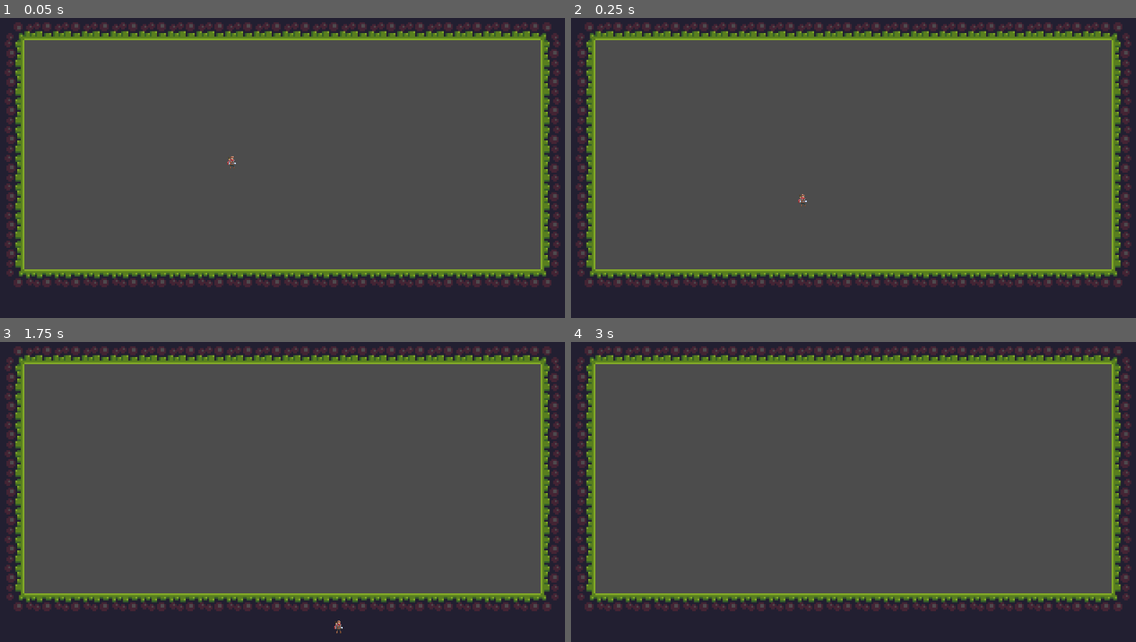
Above: before the commit, frames 1-4 (two rows, left to right).
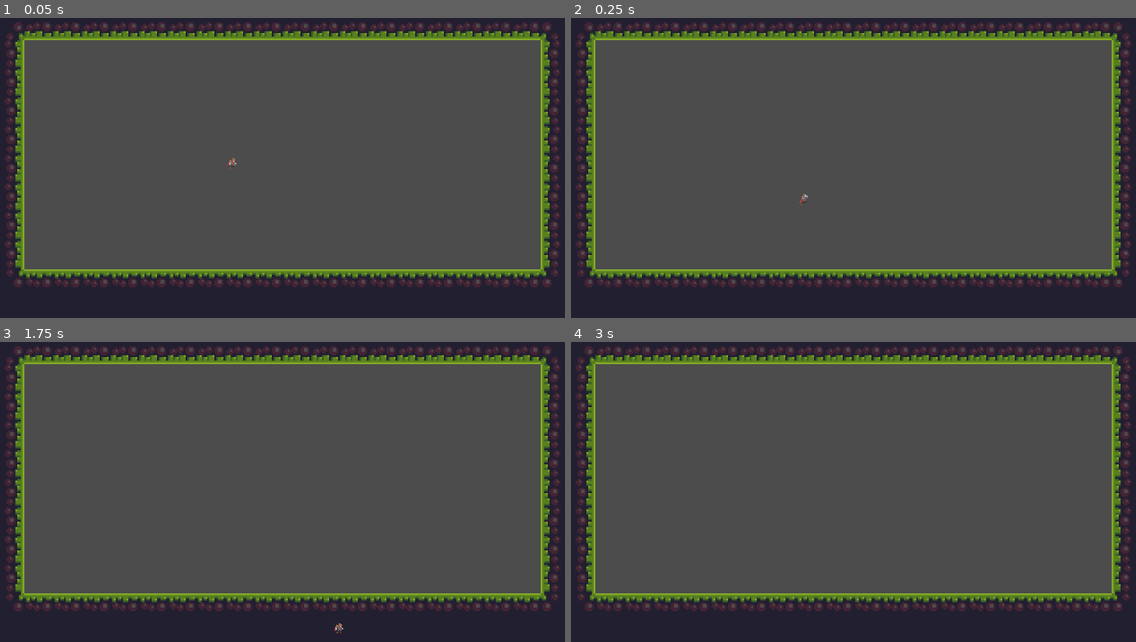
Above: after the commit, the same moments.

Repository: Nexurion/test_game
Game: Godot game, scene res://dev-room.tscn
Same seed, same stepped clock (60 frames per second), same inputs: the game is played once before the commit and once after it.
Inputs:
- Up to frame 1 (0.05 s): no input
- Up to frame 2 (0.25 s): no input
- Up to frame 3 (1.75 s): tap Enter at 0.5 s; hold D (move_right) from 0.53 s (still down); tap Space (jump) at 0.6, 0.77, 1.07, 1.25, 1.35, 1.52 s
- Up to frame 4 (3 s): tap Space (jump) at 1.82, 2.1, 2.85 s; release D (move_right) at 2.03 s; hold A (move_left) 2.03-2.78 s; tap Enter at 2.75 s; hold D (move_right) from 2.78 s (still down)

The runs differ from the first frame. In frame 1, less than 0.1% of the frame differs, in the area x 40-42%, y 46-51%; in frame 2, less than 0.1%; in frame 3, less than 0.1%, in the area x 59-61%, y 92-98%; in frame 4, nothing differs.
Error before the commit: Attempt to call function 'is_playing' in base 'null instance' on a null instance. (res://gamedata/script/player.gd:54)

Commit message:
have set up the basic animation

Diff:
--- a/gamedata/entity/characters/player.tscn
+++ b/gamedata/entity/characters/player.tscn
@@ -34,6 +34,11 @@
 "name": "idle_w_swrd",
 "speed": 5.0
 }, {
+"frames": [ ExtResource( 14 ), ExtResource( 17 ), ExtResource( 18 ), ExtResource( 13 ), ExtResource( 16 ), ExtResource( 15 ) ],
+"loop": true,
+"name": "run",
+"speed": 5.0
+}, {
 "frames": [ ExtResource( 20 ), ExtResource( 19 ), ExtResource( 1 ), ExtResource( 2 ) ],
 "loop": true,
 "name": "jump",
@@ -43,12 +48,92 @@
 "loop": true,
 "name": "fall",
 "speed": 5.0
-}, {
-"frames": [ ExtResource( 14 ), ExtResource( 17 ), ExtResource( 18 ), ExtResource( 13 ), ExtResource( 16 ), ExtResource( 15 ) ],
-"loop": true,
-"name": "run",
-"speed": 5.0
 } ]
+
+[sub_resource type="Animation" id=4]
+resource_name = "idle"
+length = 0.7
+loop = true
+tracks/0/type = "value"
+tracks/0/path = NodePath("player_sprite:animation")
+tracks/0/interp = 1
+tracks/0/loop_wrap = true
+tracks/0/imported = false
+tracks/0/enabled = true
+tracks/0/keys = {
+"times": PoolRealArray( 0 ),
+"transitions": PoolRealArray( 1 ),
+"update": 1,
+"values": [ "idle" ]
+}
+tracks/1/type = "value"
+tracks/1/path = NodePath("player_sprite:frame")
+tracks/1/interp = 1
+tracks/1/loop_wrap = true
+tracks/1/imported = false
+tracks/1/enabled = true
+tracks/1/keys = {
+"times": PoolRealArray( 0, 0.2, 0.4, 0.6 ),
+"transitions": PoolRealArray( 1, 1, 1, 1 ),
+"update": 1,
+"values": [ 0, 1, 2, 3 ]
+}
+
+[sub_resource type="Animation" id=5]
+resource_name = "jump"
+length = 0.4
+tracks/0/type = "value"
+tracks/0/path = NodePath("player_sprite:animation")
+tracks/0/interp = 1
+tracks/0/loop_wrap = true
+tracks/0/imported = false
+tracks/0/enabled = true
+tracks/0/keys = {
+"times": PoolRealArray( 0 ),
+"transitions": PoolRealArray( 1 ),
+"update": 1,
+"values": [ "jump" ]
+}
+tracks/1/type = "value"
+tracks/1/path = NodePath("player_sprite:frame")
+tracks/1/interp = 1
+tracks/1/loop_wrap = true
+tracks/1/imported = false
+tracks/1/enabled = true
+tracks/1/keys = {
+"times": PoolRealArray( 0, 0.1, 0.2, 0.3 ),
+"transitions": PoolRealArray( 1, 1, 1, 1 ),
+"update": 1,
+"values": [ 0, 1, 2, 3 ]
+}
+
+[sub_resource type="Animation" id=6]
+resource_name = "run"
+length = 1.1
+tracks/0/type = "value"
+tracks/0/path = NodePath("player_sprite:animation")
+tracks/0/interp = 1
+tracks/0/loop_wrap = true
+tracks/0/imported = false
+tracks/0/enabled = true
+tracks/0/keys = {
+"times": PoolRealArray( 0 ),
+"transitions": PoolRealArray( 1 ),
+"update": 1,
+"values": [ "run" ]
+}
+tracks/1/type = "value"
+tracks/1/path = NodePath("player_sprite:frame")
+tracks/1/interp = 1
+tracks/1/loop_wrap = true
+tracks/1/imported = false
+tracks/1/enabled = true
+tracks/1/keys = {
+"times": PoolRealArray( 0, 0.2, 0.4, 0.6, 0.8, 1 ),
+"transitions": PoolRealArray( 1, 1, 1, 1, 1, 1 ),
+"update": 1,
+"values": [ 0, 1, 2, 3, 4, 5 ]
+}
 
 [sub_resource type="RectangleShape2D" id=2]
 extents = Vector2( 8.27556, 12.8695 )
@@ -61,7 +146,14 @@
 
 [node name="player_sprite" type="AnimatedSprite" parent="."]
 frames = SubResource( 1 )
-animation = "idle"
+animation = "run"
+frame = 2
+
+[node name="AnimationPlayer" type="AnimationPlayer" parent="."]
+autoplay = "idle"
+anims/idle = SubResource( 4 )
+anims/jump = SubResource( 5 )
+anims/run = SubResource( 6 )
 
 [node name="collision" type="CollisionShape2D" parent="."]
 position = Vector2( 0, 5.16478 )
Not shown: 1 places in gamedata/entity/characters/player.tscn that only renumber resources
